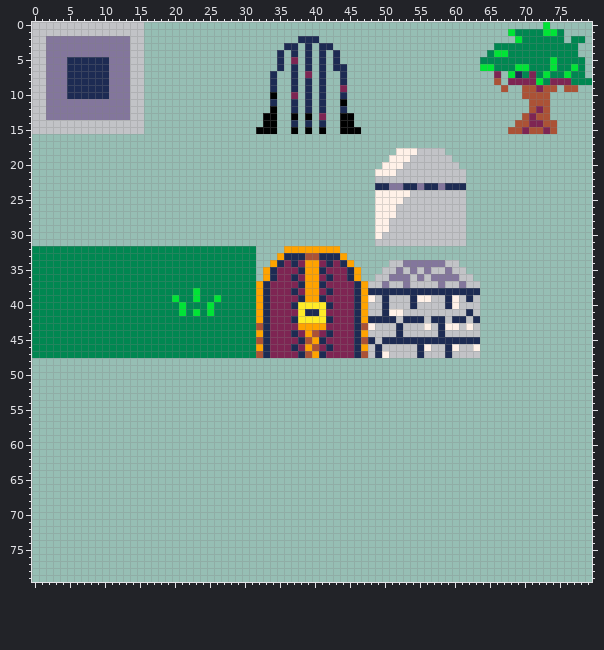
File history of a pixel-art file, res/maps/map_ase.aseprite. Above: the version before the commit.
80x80 pixels, 1 frame.
The result:
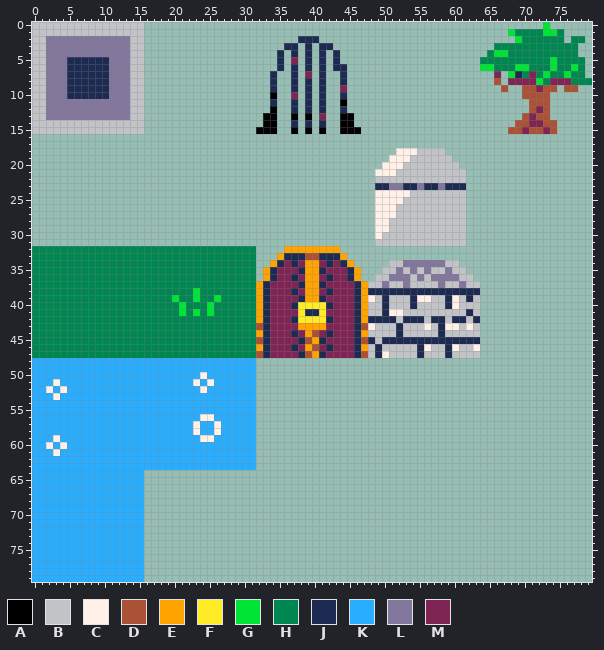
Palette (. is transparent): A #000000  B #c2c3c7  C #fff1e8  D #ab5236  E #ffa300  F #ffec27  G #00e436  H #008751  J #1d2b53  K #29adff  L #83769c  M #7e2553
What changed:
y 48..49: x 0..31 ................................ -> KKKKKKKKKKKKKKKKKKKKKKKKKKKKKKKK
y 50: x 0..31 ................................ -> KKKKKKKKKKKKKKKKKKKKKKKKCKKKKKKK
y 51: x 0..31 ................................ -> KKKCKKKKKKKKKKKKKKKKKKKCKCKKKKKK
y 52: x 0..31 ................................ -> KKCKCKKKKKKKKKKKKKKKKKKKCKKKKKKK
y 53: x 0..31 ................................ -> KKKCKKKKKKKKKKKKKKKKKKKKKKKKKKKK
y 54..55: x 0..31 ................................ -> KKKKKKKKKKKKKKKKKKKKKKKKKKKKKKKK
y 56: x 0..31 ................................ -> KKKKKKKKKKKKKKKKKKKKKKKKCCKKKKKK
y 57..58: x 0..31 ................................ -> KKKKKKKKKKKKKKKKKKKKKKKCKKCKKKKK
y 59: x 0..31 ................................ -> KKKCKKKKKKKKKKKKKKKKKKKKCCKKKKKK
y 60: x 0..31 ................................ -> KKCKCKKKKKKKKKKKKKKKKKKKKKKKKKKK
y 61: x 0..31 ................................ -> KKKCKKKKKKKKKKKKKKKKKKKKKKKKKKKK
y 62..63: x 0..31 ................................ -> KKKKKKKKKKKKKKKKKKKKKKKKKKKKKKKK
y 64..79: x 0..15 ................ -> KKKKKKKKKKKKKKKK
Boxes around the changes in both pictures, in picture pixels (x1, y1, x2, y2):
added: (32, 358, 256, 582)
